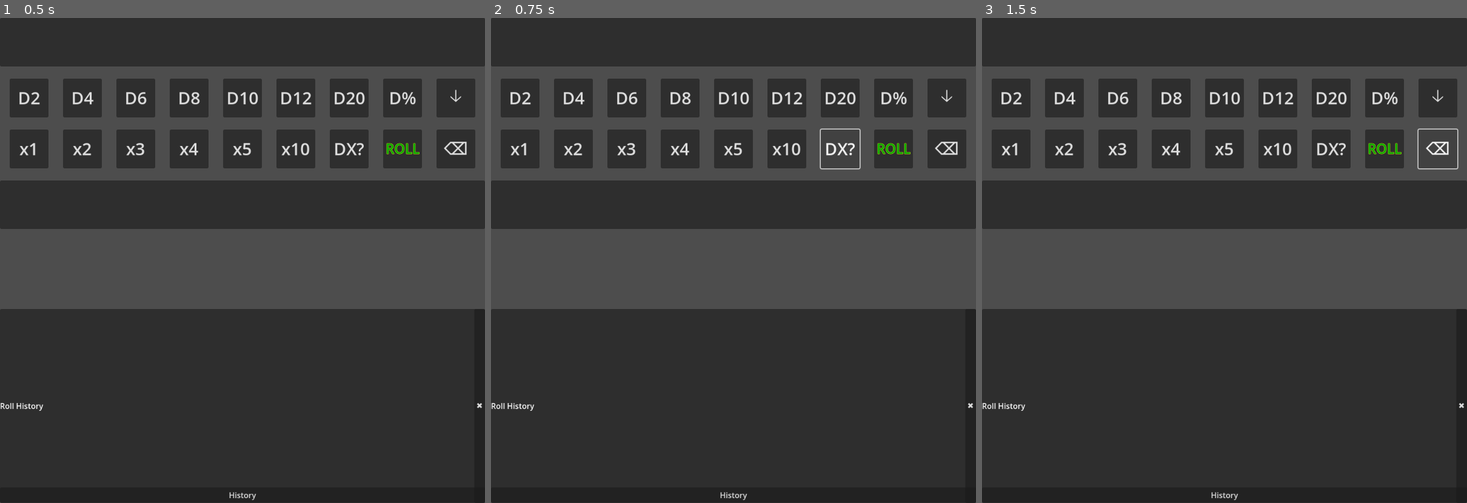
Above: before the commit, frames 1-3 (left to right).
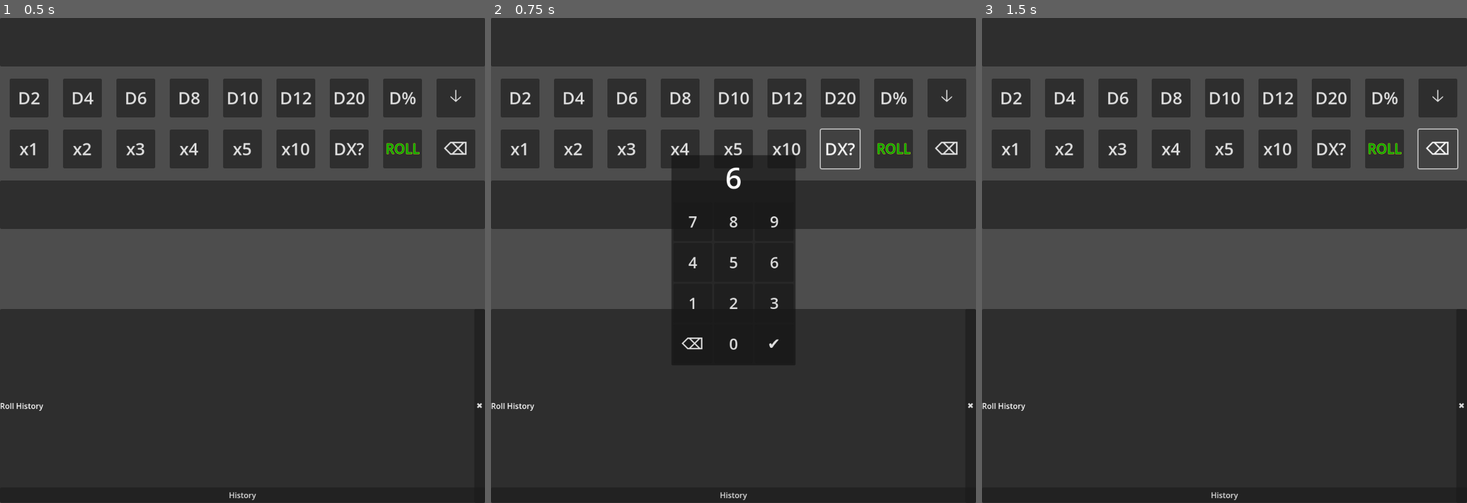
Above: after the commit, the same moments.

Repository: FromAriel/Experiments
Game: Godot game, scene res://main.tscn
Two runs of this game, one before a commit and one after it. Both use one fixed random seed, a clock stepped at 60 frames per second and the inputs below.
Inputs:
- Up to frame 1 (0.5 s): no input
- Up to frame 2 (0.75 s): click "DX?" at 0.5 s
- Up to frame 3 (1.5 s): click "⌫" at 1.25 s

Frame 1 is identical in both runs. In frame 2, 5.2% of the frame differs, in the area x 37-63%, y 28-69%; in frame 3, nothing differs.

Commit message:
feat(livedie): add custom die input and delete support

Diff:
--- /dev/null
+++ b/LIVEdie/scenes/custom_die_input.tscn
@@ -0,0 +1,22 @@
+[gd_scene load_steps=2 format=3]
+
+[ext_resource type="Script" path="res://scripts/custom_die_input.gd" id="1"]
+
+[node name="CustomDieInput" type="PopupPanel"]
+script = ExtResource("1")
+
+[node name="VBox" type="VBoxContainer" parent="."]
+layout_mode = 3
+anchors_preset = 15
+anchor_right = 1.0
+anchor_bottom = 1.0
+theme_override_constants/separation = 10
+
+[node name="ValueLabel" type="Label" parent="VBox"]
+horizontal_alignment = 1
+vertical_alignment = 1
+theme_override_font_sizes/font_size = 60
+text = "0"
+
+[node name="Grid" type="GridContainer" parent="VBox"]
+columns = 3
--- a/LIVEdie/scenes/quick_roll_bar.tscn
+++ b/LIVEdie/scenes/quick_roll_bar.tscn
@@ -3,6 +3,7 @@
 [ext_resource type="Script" uid="uid://owkgt6c75kui" path="res://scripts/quick_roll_bar.gd" id="1"]
 [ext_resource type="PackedScene" uid="uid://c4jfdeyqiow6v" path="res://scenes/dial_spinner.tscn" id="2"]
 [ext_resource type="PackedScene" uid="uid://rollhist01" path="res://scenes/roll_history_panel.tscn" id="3"]
+[ext_resource type="PackedScene" path="res://scenes/custom_die_input.tscn" id="4"]
 
 [node name="CanvasLayer" type="CanvasLayer"]
 
@@ -222,6 +223,7 @@
 [node name="PreviewDialog" type="AcceptDialog" parent="QuickRollBar"]
 
 [node name="DialSpinner" parent="QuickRollBar" instance=ExtResource("2")]
+[node name="CustomDieInput" parent="QuickRollBar" instance=ExtResource("4")]
 
 [node name="LongPressTimer" type="Timer" parent="QuickRollBar"]
 wait_time = 0.5
--- /dev/null
+++ b/LIVEdie/scripts/custom_die_input.gd
@@ -0,0 +1,99 @@
+###############################################################
+# LIVEdie/scripts/custom_die_input.gd
+# Key Classes      • CustomDieInput – keypad for die face input
+# Key Functions    • open_input() – open keypad with initial value
+# Dependencies     • none
+# Last Major Rev   • 24-06-XX – initial version
+###############################################################
+class_name CustomDieInput
+extends PopupPanel
+
+signal confirmed(value: int)
+signal cancelled
+
+@export var cdi_max_value: int = 999
+
+var cdi_value: int = 0
+var _replace: bool = true
+
+@onready var _label: Label = $VBox/ValueLabel
+@onready var _grid: GridContainer = $VBox/Grid
+
+
+func _ready() -> void:
+    _build_keypad()
+    hide()
+
+
+func _build_keypad() -> void:
+    var order := ["7", "8", "9", "4", "5", "6", "1", "2", "3", "DEL", "0", "OK"]
+    for key in order:
+        var btn := Button.new()
+        if key == "DEL":
+            btn.text = "\u232b"
+        elif key == "OK":
+            btn.text = "\u2714"
+        else:
+            btn.text = key
+        btn.custom_minimum_size = Vector2(80, 80)
+        btn.add_theme_font_size_override("font_size", 32)
+        _grid.add_child(btn)
+        if key.is_valid_int():
+            btn.pressed.connect(_on_digit.bind(int(key)))
+        elif key == "OK":
+            btn.pressed.connect(_on_ok)
+        else:
+            btn.pressed.connect(_on_del)
+
+
+func open_input(initial: int) -> void:
+    cdi_value = clamp(initial, 0, cdi_max_value)
+    _replace = true
+    _update_label()
+    popup_centered()
+
+
+func _on_digit(d: int) -> void:
+    if _replace:
+        cdi_value = d
+        _replace = false
+    else:
+        var new_val: int = clamp(cdi_value * 10 + d, 0, cdi_max_value)
+        cdi_value = new_val
+    _update_label()
+
+
+func _on_ok() -> void:
+    hide()
+    if cdi_value == 0:
+        emit_signal("cancelled")
+    else:
+        emit_signal("confirmed", cdi_value)
+
+
+func _on_del() -> void:
+    if _replace or cdi_value == 0:
+        hide()
+        emit_signal("cancelled")
+        return
+    var s := str(cdi_value)
+    s = s.substr(0, s.length() - 1)
+    if s == "":
+        cdi_value = 0
+        _replace = true
+    else:
+        cdi_value = int(s)
+    _update_label()
+
+
+func _update_label() -> void:
+    _label.text = str(cdi_value)
+
+
+func _input(event: InputEvent) -> void:
+    if not visible:
+        return
+    if event is InputEventMouseButton or event is InputEventScreenTouch:
+        if not event.pressed:
+            hide()
+            emit_signal("cancelled")
--- a/LIVEdie/scripts/quick_roll_bar.gd
+++ b/LIVEdie/scripts/quick_roll_bar.gd
@@ -30,10 +30,12 @@
 var qrb_long_press_param: int = 0
 var qrb_long_press_triggered: bool = false
 var qrb_long_press_button: Control
+var qrb_last_custom_faces: int = 6
 
 @onready var qrb_chip_box: HBoxContainer = $QueueRow/HScroll/DiceChips
 @onready var qrb_history_button: Button = $"../HistoryButton"
 @onready var qrb_history_panel: RollHistoryPanel = $"../RollHistoryPanel"
+@onready var qrb_custom_panel: CustomDieInput = $CustomDieInput
 
 
 func _ready() -> void:
@@ -46,6 +48,9 @@
     $PreviewDialog.confirmed.connect(_on_preview_confirmed)
     $DialSpinner.confirmed.connect(_on_spinner_confirmed)
     qrb_history_button.pressed.connect(_on_history_pressed)
+    $RepeaterRow/DelButton.pressed.connect(_on_delete_pressed)
+    $RepeaterRow/DieX.pressed.connect(_on_custom_die_pressed)
+    qrb_custom_panel.confirmed.connect(_on_custom_die_confirmed)
 
 
 func _connect_dice_buttons(row: HBoxContainer) -> void:
@@ -233,3 +238,23 @@
     qrb_queue.clear()
     qrb_last_faces = 0
     _update_queue_display()
+
+
+func _on_delete_pressed() -> void:
+    if qrb_queue.is_empty():
+        return
+    qrb_queue.pop_back()
+    if qrb_queue.is_empty():
+        qrb_last_faces = 0
+    else:
+        qrb_last_faces = qrb_queue[-1]["faces"]
+    _update_queue_display()
+
+
+func _on_custom_die_pressed() -> void:
+    qrb_custom_panel.open_input(qrb_last_custom_faces)
+
+
+func _on_custom_die_confirmed(value: int) -> void:
+    qrb_last_custom_faces = value
+    _add_die(value, 1)
